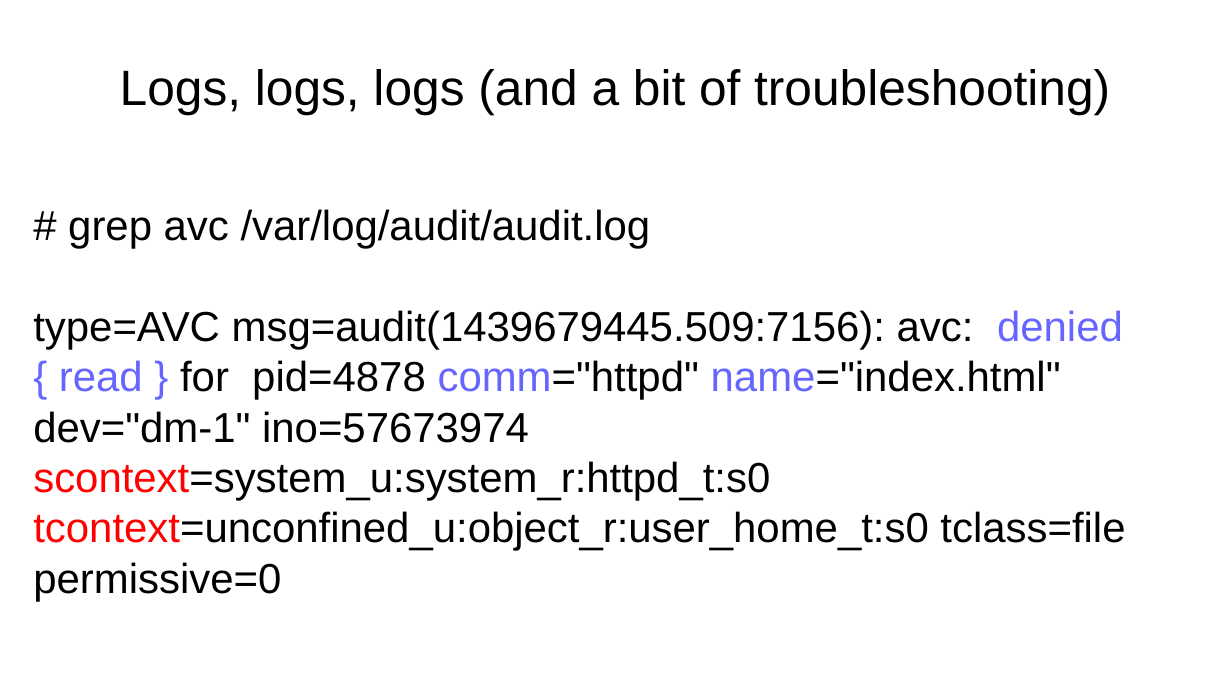
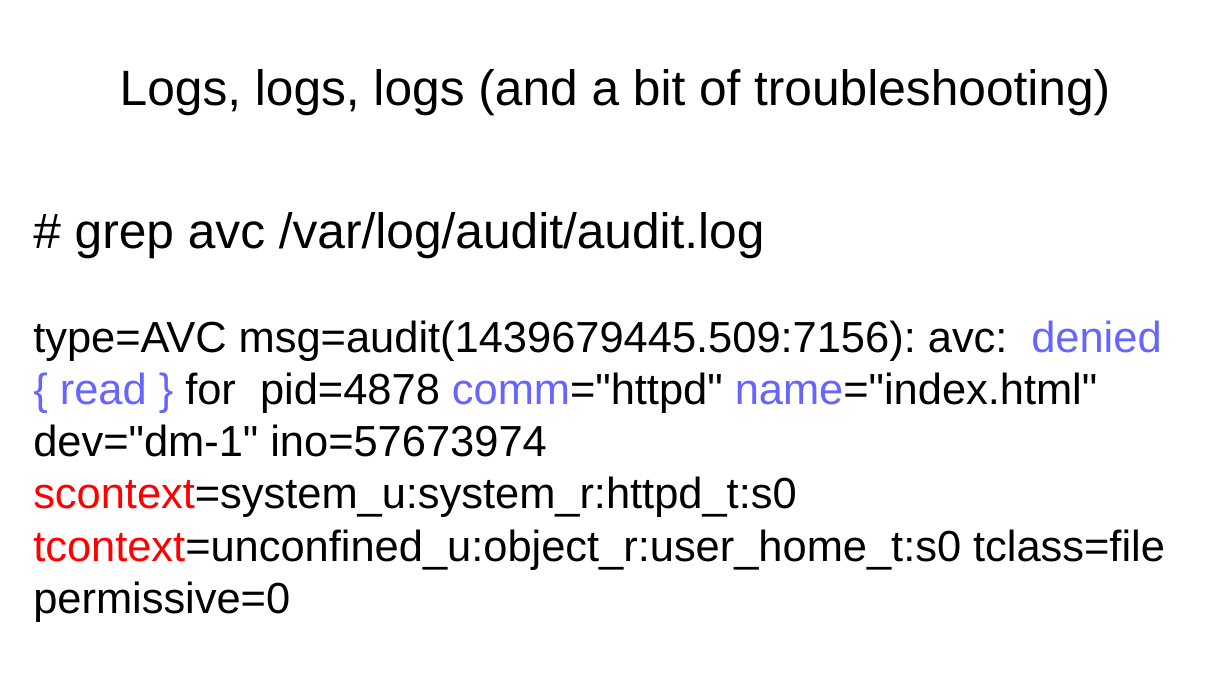
Before and after one commit to laubersm/LauberSolutions, a slide deck: slide 26 of SELinux/ItsAboutTheLabels-screen16-9.odp. Drawn at 1232x693 pixels with LibreOffice and Linux fonts; fonts in the diff are those of the drawing. Boxes give left, top, right and bottom in pixels: in the first picture for what was removed or moved away, otherwise in the second. Text is boxed around its words. In the diff, an @@ line names an element or a change of style, - is before the commit and + after.

Commit message:
formatting modifications

```diff
--- a/SELinux/ItsAboutTheLabels-screen16-9.odp
+++ b/SELinux/ItsAboutTheLabels-screen16-9.odp
@@ text "# grep avc /var/log/audit/audit.log" at <box>33,212,1165,622</box>: size 27 to 32 pt in "# grep avc /var/log/audit/audit.log"; size 27 to 28 pt in "type=AVC msg=audit(1439679445.509:7156): avc: denied { read  ..." @@
```
Also in this commit, not shown: 9 other slides changed, 3 slides added.
